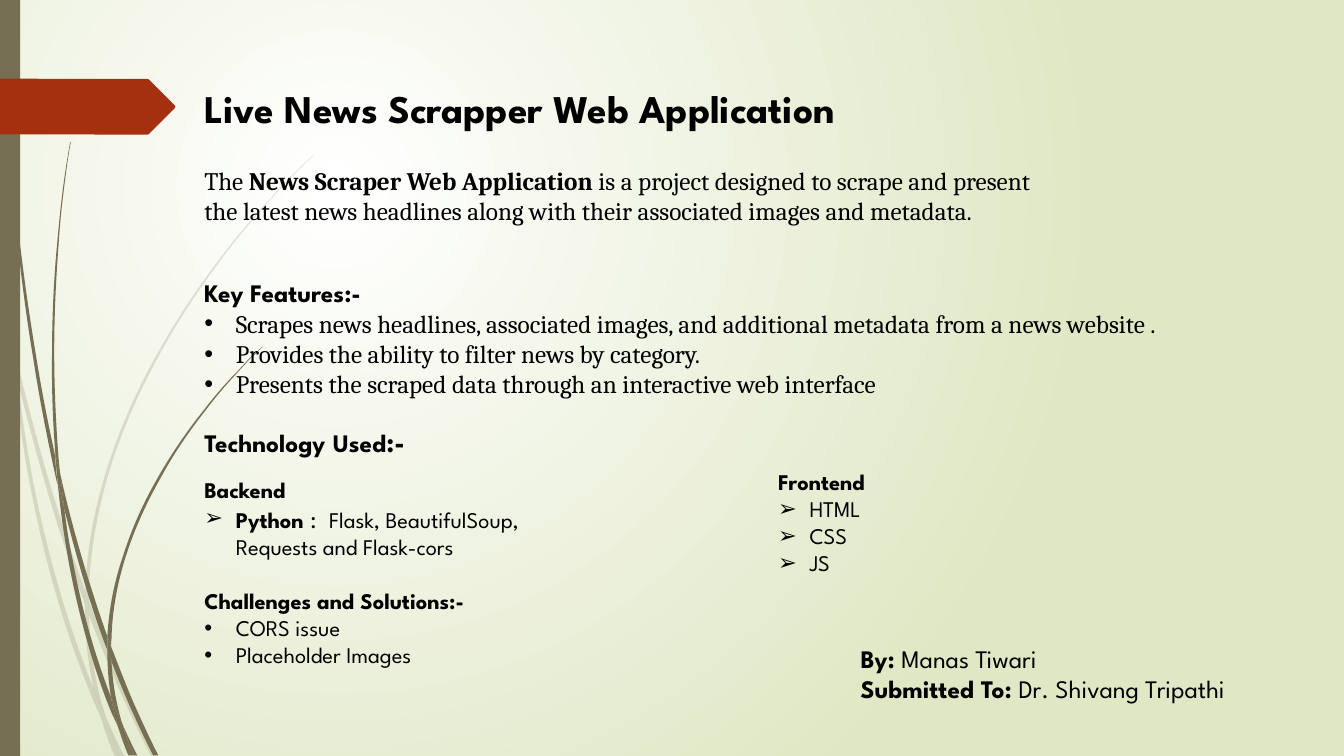
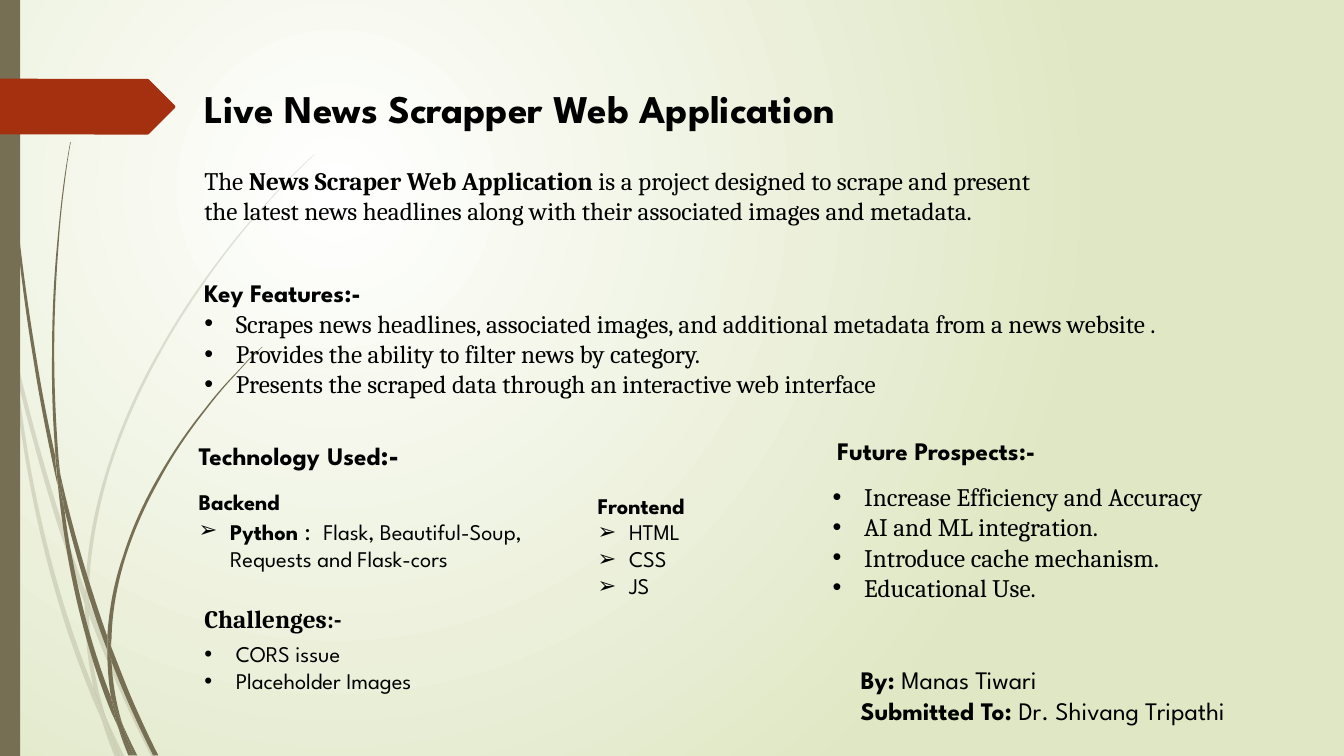
Before and after one commit to manasTiwari-IR/lab-codes-2023A-manasTiwari-IR, a slide deck: slide 1 of Project (Assignment)/Presentation1.pptx. Drawn at 1344x756 pixels with LibreOffice and Linux fonts; fonts in the diff are those of the drawing. Boxes give left, top, right and bottom in pixels: in the first picture for what was removed or moved away, otherwise in the second. Text is boxed around its words. In the diff, an @@ line names an element or a change of style, - is before the commit and + after.

```diff
--- a/Project (Assignment)/Presentation1.pptx
+++ b/Project (Assignment)/Presentation1.pptx
@@ text "Technology Used:-": place and size @@
-text "Technology Used:-" at (204, 434, 386, 458)
+text "Technology Used:-" at (199, 447, 380, 471)
@@ text added at (837, 443, 1036, 466), 18 pt, text #000000, bold @@
+Future Prospects:-
@@ text "Backend": place and size @@
-text "Backend" at (204, 482, 519, 560)
+text "Backend" at (199, 494, 522, 572)
@@ text "Frontend": place and size @@
-text "Frontend" at (778, 474, 865, 572)
+text "Frontend" at (598, 498, 685, 595)
@@ text added at (864, 488, 1202, 598), 18 pt, text #000000 @@
+• Increase Efficiency and Accuracy
+• AI and ML integration.
+• Introduce cache mechanism.
+• Educational Use.
@@ text at (230, 524, 522, 572): text changed @@
-➢ Python : Flask, BeautifulSoup, Requests and Flask-cors
+➢ Python : Flask, Beautiful-Soup, Requests and Flask-cors
@@ text at (204, 593, 464, 614): paragraph removed @@
-Challenges and Solutions:-
@@ text added at (204, 610, 342, 634), 18 pt, text #000000, bold @@
+Challenges:-
@@ text "CORS issue": place and size @@
-text "CORS issue" at (204, 593, 464, 668)
+text "CORS issue" at (236, 647, 411, 694)
@@ text "By: Manas Tiwari": place and size @@
-text "By: Manas Tiwari" at (861, 651, 1224, 704)
+text "By: Manas Tiwari" at (861, 672, 1224, 726)
```
Also in this commit, not shown: 3 other files.
